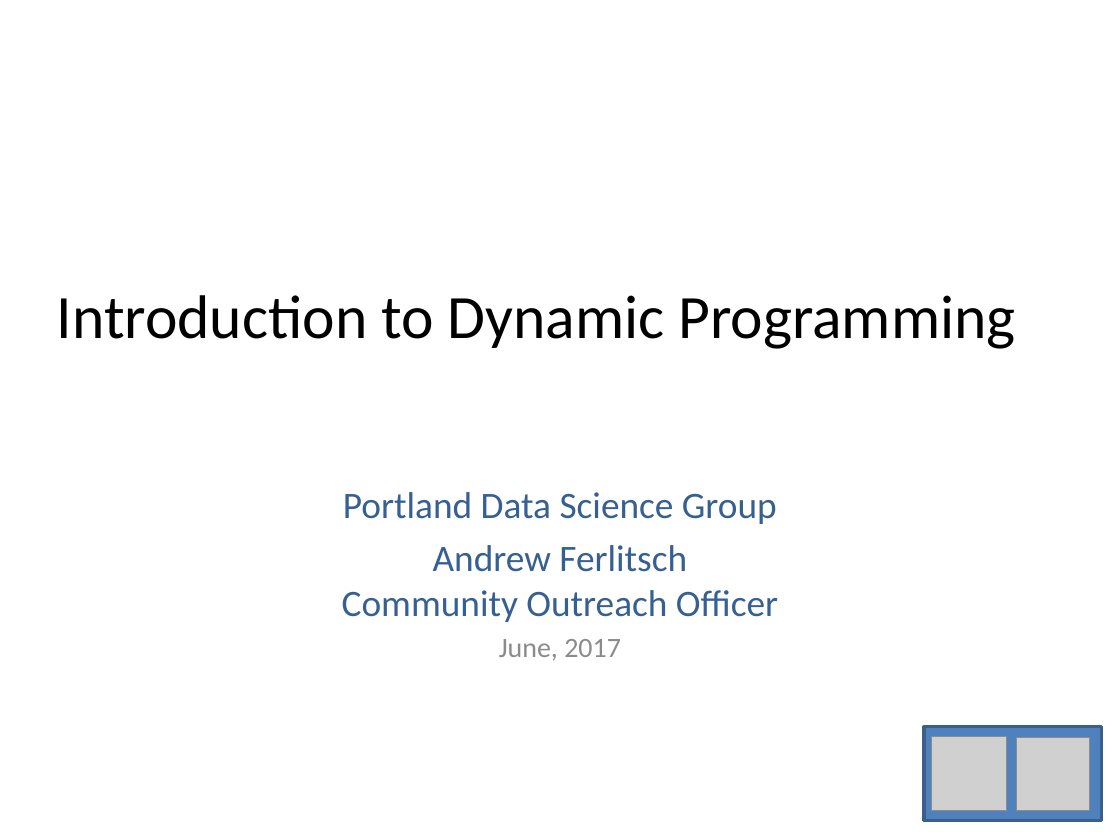
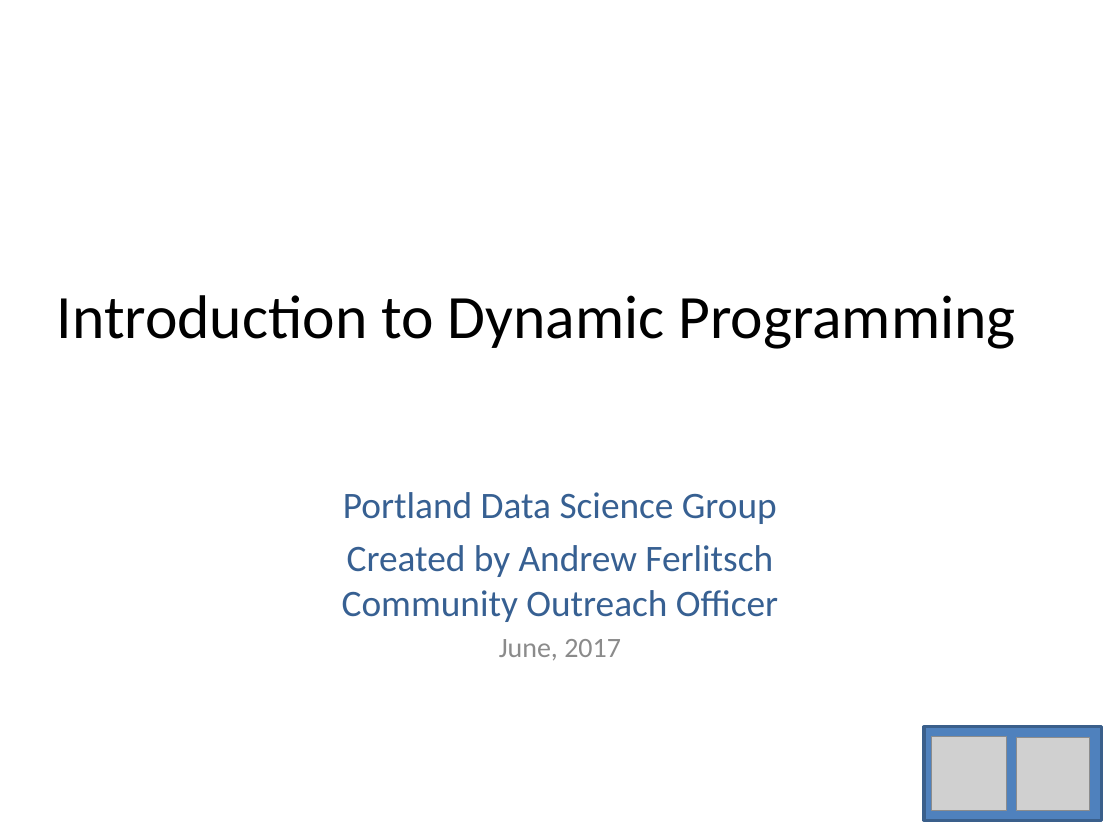
Before and after one commit to andrewferlitsch/Portland-Data-Science-Group, a slide deck: slide 1 of Presentations/AI Dynamic Programming.pptx. Drawn at 1120x840 pixels with LibreOffice and Linux fonts; fonts in the diff are those of the drawing; grey boxes stand for pictures. Boxes give left, top, right and bottom in pixels: in the first picture for what was removed or moved away, otherwise in the second. Text is boxed around its words. In the diff, an @@ line names an element or a change of style, - is before the commit and + after.

```diff
--- a/Presentations/AI Dynamic Programming.pptx
+++ b/Presentations/AI Dynamic Programming.pptx
@@ subtitle at bbox=[342, 545, 778, 622]: text changed @@
-Andrew Ferlitsch
-Community Outreach Officer
+Created by Andrew Ferlitsch
+Community Outreach Officer
```
Also in this commit, not shown: 7 other files.
